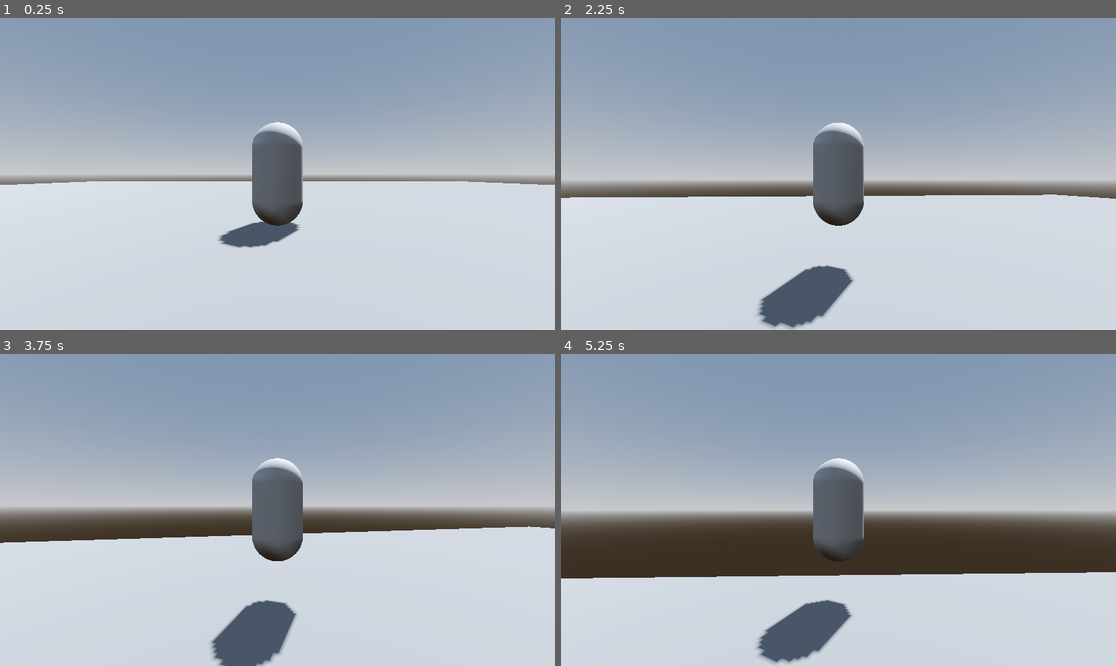
Above: before the commit, frames 1-4 (two rows, left to right).
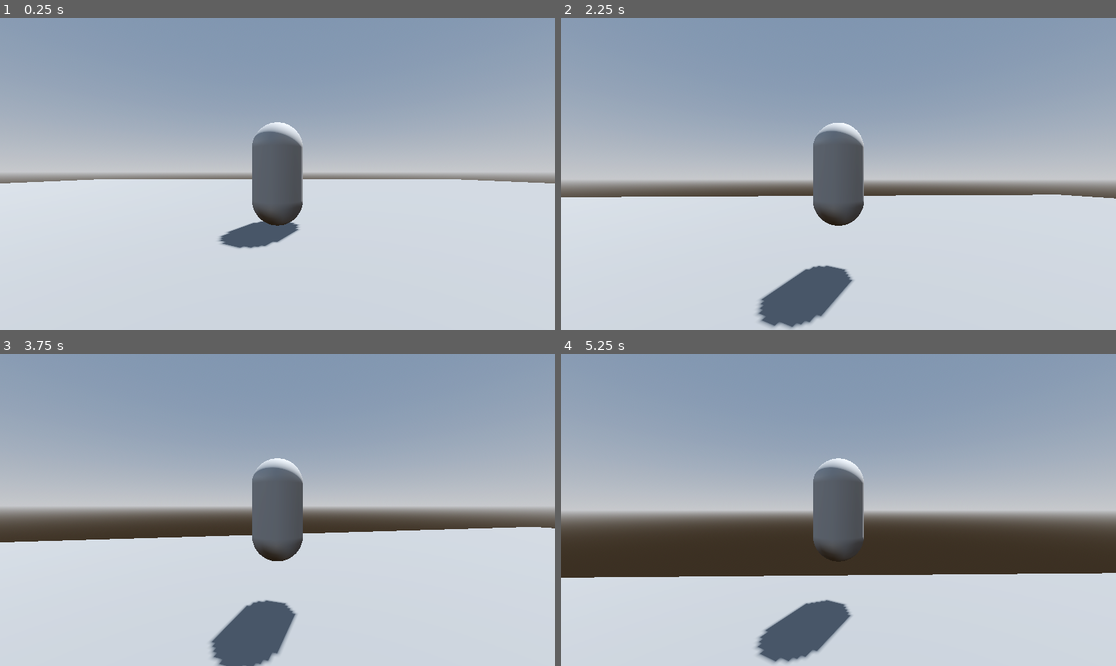
Above: after the commit, the same moments.

Repository: CaptainTiki/3DRPG
Game: Godot game, scene res://levels/level.tscn
Two runs of this game, one before a commit and one after it. Both use one fixed random seed, a clock stepped at 60 frames per second and the inputs below.
Inputs (mouse positions are in pixels of both pictures, inside the frame that each line leads up to):
- Up to frame 1 (0.25 s): no input
- Up to frame 2 (2.25 s): tap Enter (ui_accept) at 0.5, 0.77, 1.52 s; move the mouse to (866, 174) at 0.52 s; hold W (Forward) from 0.53 s (still down); move the mouse to (810, 174) at 1.27 s; move the mouse to (849, 167) at 2.02 s
- Up to frame 3 (3.75 s): keep holding W (Forward); move the mouse to (271, 516) at 2.77 s; tap Enter (ui_accept) at 3.02 s; move the mouse to (316, 513) at 3.52 s
- Up to frame 4 (5.25 s): keep holding W (Forward); tap Enter (ui_accept) at 3.77, 4.52 s; move the mouse to (794, 506) at 4.27 s; move the mouse to (844, 510) at 5.02 s

The runs differ from the first frame. In frame 1, 1.6% of the frame differs, in the area x 0-100%, y 33-74%; in frame 2, 0.2%; in frame 3, 0.1%; in frame 4, 0.2%.

Commit message:
Camera smoothing
script to smooth camera rotations

Diff:
--- a/player/player.gd
+++ b/player/player.gd
@@ -56,5 +56,4 @@
 		deg_to_rad(max_camera_rotation)
 		)
 
-	$SpringArm3D.global_transform = vertical_pivot.global_transform
 	_look = Vector2.ZERO
--- a/player/player.tscn
+++ b/player/player.tscn
@@ -1,6 +1,7 @@
-[gd_scene load_steps=4 format=3 uid="uid://c65uqhkycx504"]
+[gd_scene load_steps=5 format=3 uid="uid://c65uqhkycx504"]
 
 [ext_resource type="Script" path="res://player/player.gd" id="1_kly4h"]
+[ext_resource type="Script" path="res://player/smooth_camera_arm.gd" id="2_a14m4"]
 
 [sub_resource type="CapsuleShape3D" id="CapsuleShape3D_qvtay"]
 
@@ -15,11 +16,13 @@
 [node name="MeshInstance3D" type="MeshInstance3D" parent="."]
 mesh = SubResource("CapsuleMesh_urpyl")
 
-[node name="SpringArm3D" type="SpringArm3D" parent="."]
+[node name="SmoothCameraArm" type="SpringArm3D" parent="." node_paths=PackedStringArray("target")]
 transform = Transform3D(1, 0, 0, 0, 0.906308, 0.422618, 0, -0.422618, 0.906308, 0, 0, 0)
 spring_length = 4.0
+script = ExtResource("2_a14m4")
+target = NodePath("../HorizontalPivot/VerticalPivot")
 
-[node name="Camera3D" type="Camera3D" parent="SpringArm3D"]
+[node name="Camera3D" type="Camera3D" parent="SmoothCameraArm"]
 
 [node name="HorizontalPivot" type="Node3D" parent="."]
 
--- /dev/null
+++ b/player/smooth_camera_arm.gd
@@ -0,0 +1,11 @@
+extends SpringArm3D
+
+@export var target: Node3D
+##lower is smoother, higher is snappier
+@export var decay: float = 15.0
+
+func _physics_process(delta: float) -> void:
+	global_transform = global_transform.interpolate_with(
+		target.global_transform,
+		1.0 - exp(-decay * delta)
+		)
